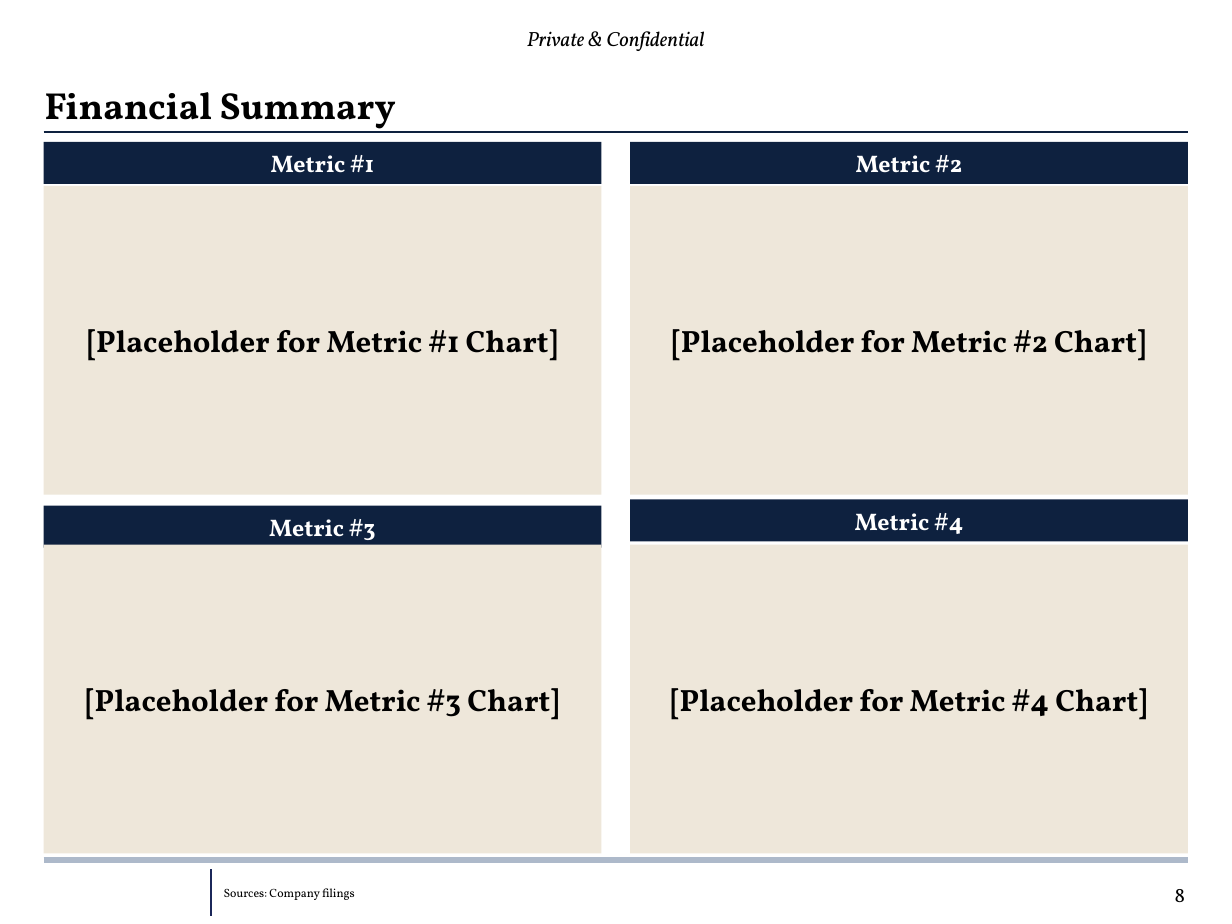
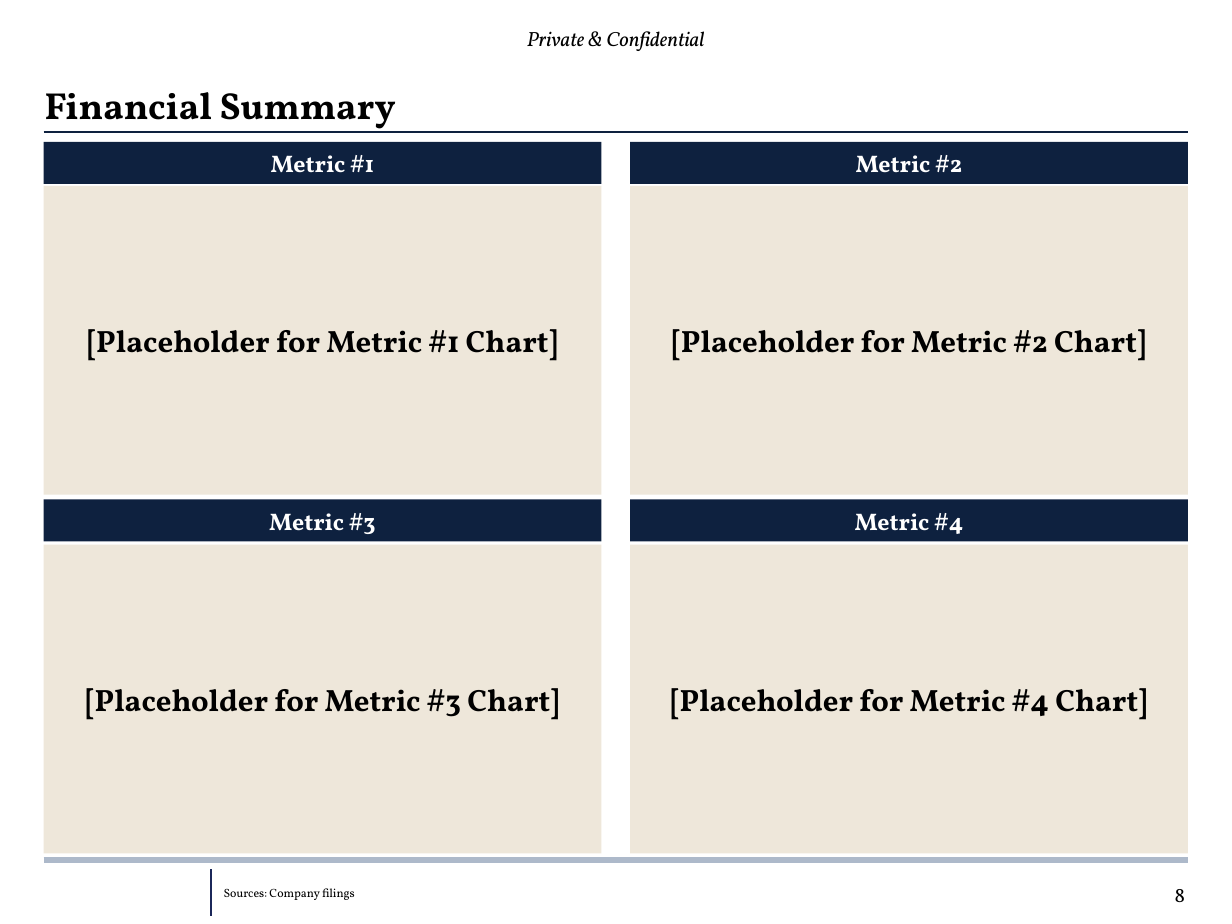
Before and after one commit to tatewilsonwork/infor-beta-test, a slide deck: slide 9 of infor-beta/templates/INFOR Slide Library.pptx. Drawn at 1232x924 pixels with LibreOffice and Linux fonts; fonts in the diff are those of the drawing; background and template pictures are left out. Boxes give left, top, right and bottom in pixels: in the first picture for what was removed or moved away, otherwise in the second. Text is boxed around its words. In the diff, an @@ line names an element or a change of style, - is before the commit and + after.

```diff
--- a/infor-beta/templates/INFOR Slide Library.pptx
+++ b/infor-beta/templates/INFOR Slide Library.pptx
@@ rectangle "Metric #3": place and size @@
-rectangle "Metric #3" at (43, 505, 601, 547)
+rectangle "Metric #3" at (43, 499, 601, 541)
```
Also in this commit, not shown: 28 other files.
